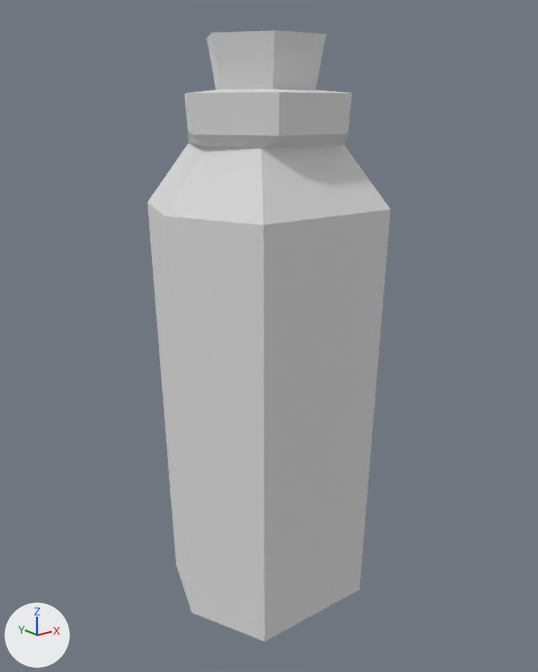
Two versions of the glTF model models/ultimate-pack/low-poly-10/m/fantasy-potion.glb, one commit apart.
Camera for both pictures: a camera (50 mm lens) standing at (-0.333, -0.442, 0.394) and looking at (0.019, -0.002, 0.218). Every picture has the same lights, and +X, +Y and +Z are marked at lower left. The picture after the commit comes second. Where no turn or scale is listed for an object, it has been applied to the vertices.

Objects in the first picture: 'potion'.
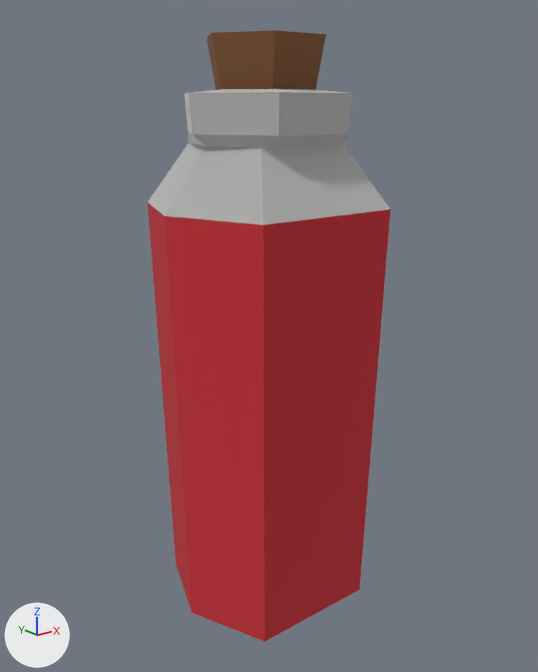
Location of each change, (x1, y1, x2, y2) in pixels of the pictures (538 x 672 px):
'potion', recoloured, surface changed (white to red)
    both: (147, 30, 391, 642)

What changed in the scene script:
```text
Change mat_11_brown_medium:
    mat_11_brown_medium.base_color: (0.8, 0.8, 0.8) -> (0.246, 0.105, 0.0409)  # white #e7e7e7 -> brown #885b39
Change mat_23_grey_white:
    mat_23_grey_white.base_color: (0.8, 0.8, 0.8) -> (0.708, 0.708, 0.701)  # white #e7e7e7 -> light grey #dbdbda
    mat_23_grey_white.metallic: 0.4 -> 1.0
Change mat_26_red_dark:
    mat_26_red_dark.metallic: 0.4 -> 0.0
    mat_26_red_dark.base_color: (0.8, 0.8, 0.8) -> (0.591, 0.0296, 0.0395)  # white #e7e7e7 -> red #ca3038
```
